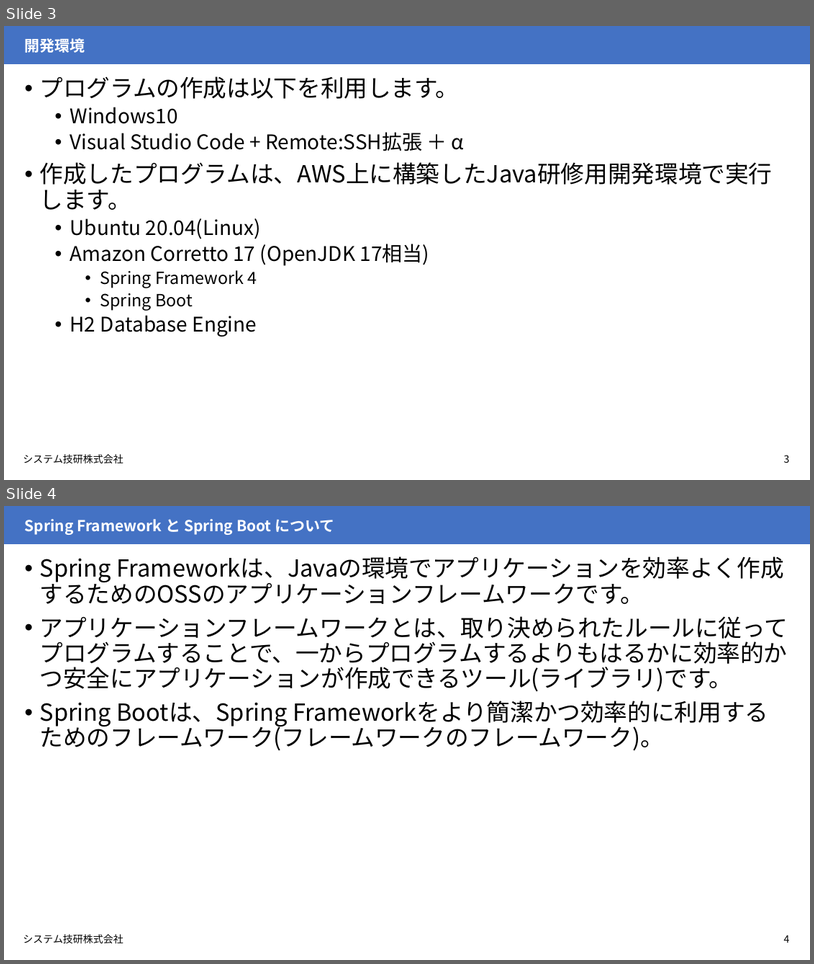
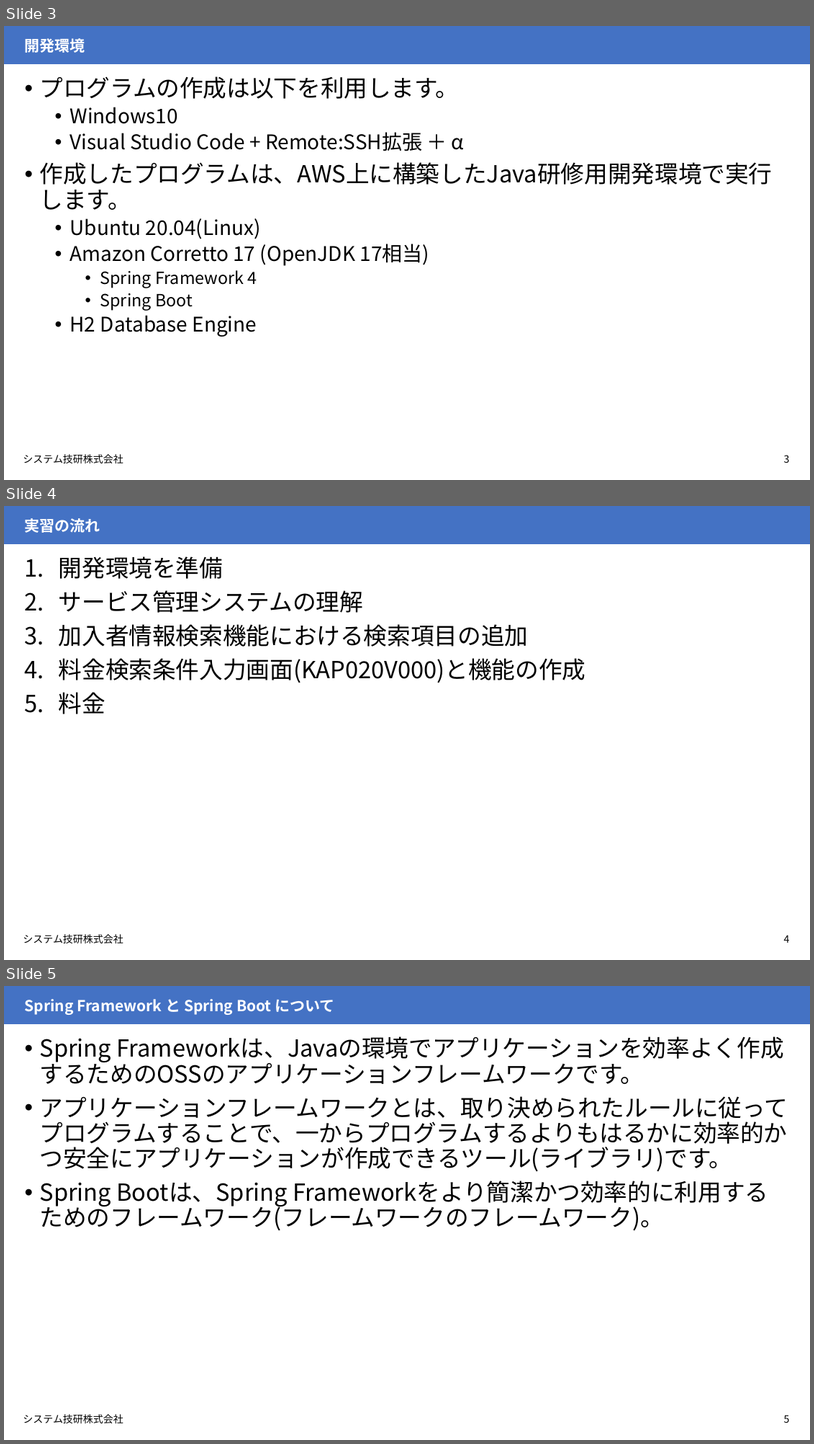
Before and after one commit to yukkeorg/JavaTraining, a slide deck: 03_webapp/docs/!イントロダクション.pptx. Shown one above the other, each under a label of ours: slides 3 and 4 before the commit, slides 3, 4 and 5 after it. The pictures are 814x964 and 814x1444 pixels, drawn with LibreOffice and Linux fonts; fonts in the diff are those of the drawing. Boxes give left, top, right and bottom in pixels: in the first picture for what was removed or moved away, otherwise in the second. Text is boxed around its words. In the diff, an @@ line names an element or a change of style, - is before the commit and + after.

Commit message:
設計書: フローの追加

```diff
--- a/03_webapp/docs/!イントロダクション.pptx
+++ b/03_webapp/docs/!イントロダクション.pptx
@@ slide 4 added at (4,506,810,960), background #FFFFFF; not listed: 1 template element that a slide beside it also shows @@
@@ title added at (25,518,100,533), 18 pt, text #FFFFFF, bold @@
+実習の流れ
@@ text added at (59,556,586,714), 28 pt, text #000000 @@
+1. 開発環境を準備
+2. サービス管理システムの理解
+3. 加入者情報検索機能における検索項目の追加
+4. 料金検索条件入力画面(KAP020V000)と機能の作成
+5. 料金
@@ text added at (23,934,123,943), 12 pt, text #000000 @@
+システム技研株式会社
@@ page number added at (784,934,790,942), 12 pt, text #000000 @@
+4
@@ what was slide 4 is now slide 5 @@
@@ page number at (784,1414,790,1422): text changed @@
-4
+5
```
Also in this commit, not shown: 2 slides changed.
